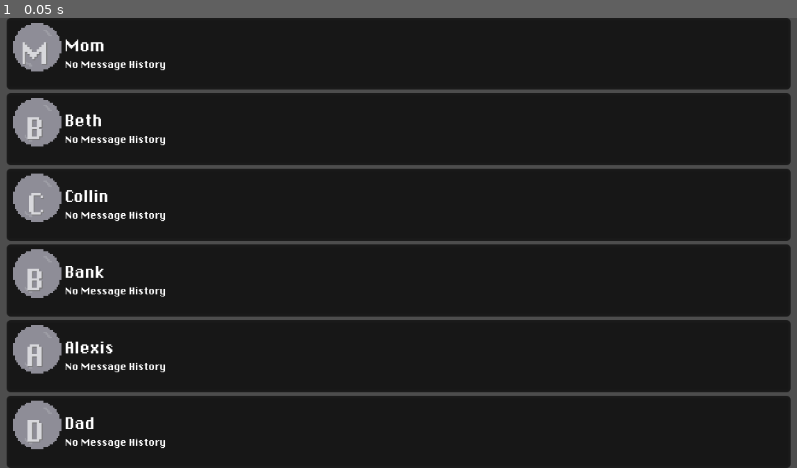
Above: before the commit, frame 1.
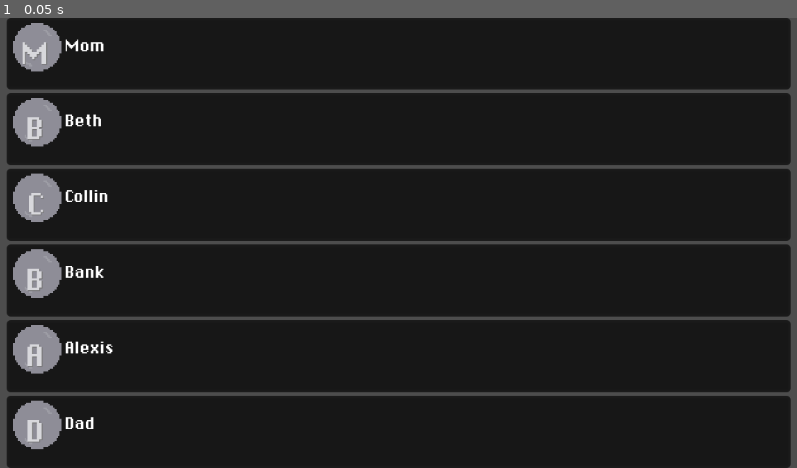
Above: after the commit, the same moment.

Repository: AlexQCryptids/Project_Botting_Alive
Game: Godot game, scene res://game_scenes/watch_screen_texts.tscn
Same seed, same stepped clock (60 frames per second), same inputs: the game is played once before the commit and once after it. This scene is started directly instead of the project's main scene. Sound files missing from this copy of the repository are replaced by a short silence.
Inputs:
- Up to frame 1 (0.05 s): no input

The runs differ from the first frame. In frame 1, 0.8% of the frame differs, in the area x 8-21%, y 9-96%.

Commit message:
Implemented beth messages
some additional fixes

Diff:
--- a/game_scenes/watch_screen_texts.tscn
+++ b/game_scenes/watch_screen_texts.tscn
@@ -39,6 +39,7 @@
 
 [node name="Beth" parent="ContactsContainer/VBoxContainer" instance=ExtResource("2_j1dbu")]
 layout_mode = 2
+scene = "res://texts/text_scenes/BethText.tscn"
 cont_name = "Beth"
 
 [node name="Collin" parent="ContactsContainer/VBoxContainer" instance=ExtResource("2_j1dbu")]
--- a/templates/text_contact_template.tscn
+++ b/templates/text_contact_template.tscn
@@ -65,7 +65,6 @@
 [node name="LastMessage" type="Label" parent="HBoxContainer/VBoxContainer"]
 layout_mode = 2
 theme_override_font_sizes/font_size = 10
-text = "No Message History"
 clip_text = true
 text_overrun_behavior = 3
 
--- a/texts/Beth_Text.gd
+++ b/texts/Beth_Text.gd
@@ -1,11 +1,62 @@
 extends Text
 
+func _ready() -> void:
 
-# Called when the node enters the scene tree for the first time.
-func _ready() -> void:
-	pass # Replace with function body.
+	add_date("03/06/2025")
+	add_text("1:24 pm",true,"""Guess where I sent this from??""")
+
+	add_date("03/03/2025")
+	add_text("1:24 pm",false,"""The watch!!! Cal, you’re actually wearing it for real!""")
+
+	add_date("03/03/2025")
+	add_text("1:24 pm", true, """Of course!
+	It’s my birthday gift from you, babe How could I not?""")
+
+	add_date("03/03/2025")
+	add_text("1:24 pm", false, """love you love you""")
+
+	add_date("03/03/2025")
+	add_text("1:24 pm",true,"""and the shirt…
+	I still can’t believe Alexis just ran away like that""")
+
+	add_date("03/03/2025")
+	add_text("1:24 pm", false, """forget about it… She was probably just drunk….""")
 
 
-# Called every frame. 'delta' is the elapsed time since the previous frame.
-func _process(delta: float) -> void:
-	pass
+
+	add_date("03/04/2025")
+	add_text("12:24 pm",true,"""Beth! Guess what? I have a secret to tell you""")
+
+	add_date("03/04/2025")
+	add_text("12:24 pm", false, """Babe, what is it? I’m kinda busy rn…""")
+
+	add_date("03/04/2025")
+	add_text("12:24 pm",true,"""don’t be! I’ll tell you at the dining hall""")
+
+	add_date("03/04/2025")
+	add_text("12:24 pm", false, """Alright, see you there""")
+
+
+
+	add_date("03/06/2025")
+	add_text("6:03 pm",true,"""see u at the parking lot""")
+
+	add_date("03/06/2025")
+	add_text("6:03 pm", true, """Beth be quick!! Just stop working, it's the family dinner day!""")
+
+
+
+	add_date("03/07/2025")
+	add_text("12:23 pm", false, """Callie, just come back""")
+	add_date("03/07/2025")
+	add_text("12:23 pm", false, """It’s all a big misunderstanding""")
+	add_date("03/07/2025")
+	add_text("12:23 pm", false, """Please, just come back, and I’ll explain everything""")
+	add_date("03/07/2025")
+	add_text("12:23 pm", false, """Cal...""")
+	add_date("03/07/2025")
+	add_text("12:23 pm", false, """Cal no don’t start the car""")
+	add_date("03/07/2025")
+	add_text("12:23 pm", false, """Just wait, I’m coming. One sec""")
+	add_date("03/07/2025")
+	add_text("12:23 pm", false, """One sec""")
--- /dev/null
+++ b/texts/text_scenes/BethText.tscn
@@ -0,0 +1,32 @@
+[gd_scene load_steps=3 format=3 uid="uid://dsa3sd6lu44bv"]
+
+[ext_resource type="Theme" uid="uid://7xe3ua6la8hr" path="res://new_theme.tres" id="1_qvtia"]
+[ext_resource type="Script" uid="uid://gt1udg4pvm8m" path="res://texts/Beth_Text.gd" id="2_qvtia"]
+
+[node name="Screen" type="Control"]
+layout_mode = 3
+anchors_preset = 15
+anchor_right = 1.0
+anchor_bottom = 1.0
+grow_horizontal = 2
+grow_vertical = 2
+size_flags_vertical = 3
+theme = ExtResource("1_qvtia")
+script = ExtResource("2_qvtia")
+
+[node name="ScrollContainer" type="ScrollContainer" parent="."]
+layout_mode = 1
+anchors_preset = 15
+anchor_right = 1.0
+anchor_bottom = 1.0
+offset_left = 19.0
+offset_right = -19.0
+grow_horizontal = 2
+grow_vertical = 2
+horizontal_scroll_mode = 0
+vertical_scroll_mode = 3
+
+[node name="VBoxContainer" type="VBoxContainer" parent="ScrollContainer"]
+layout_mode = 2
+size_flags_horizontal = 3
+size_flags_vertical = 3
